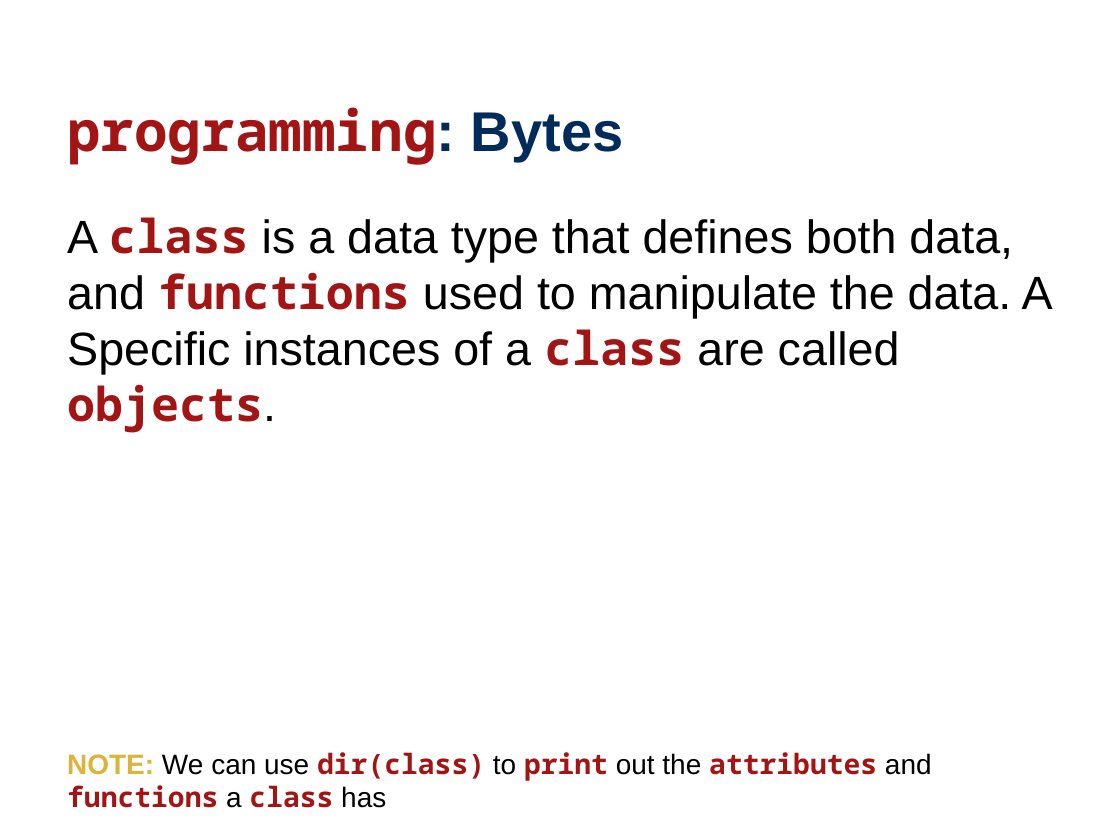
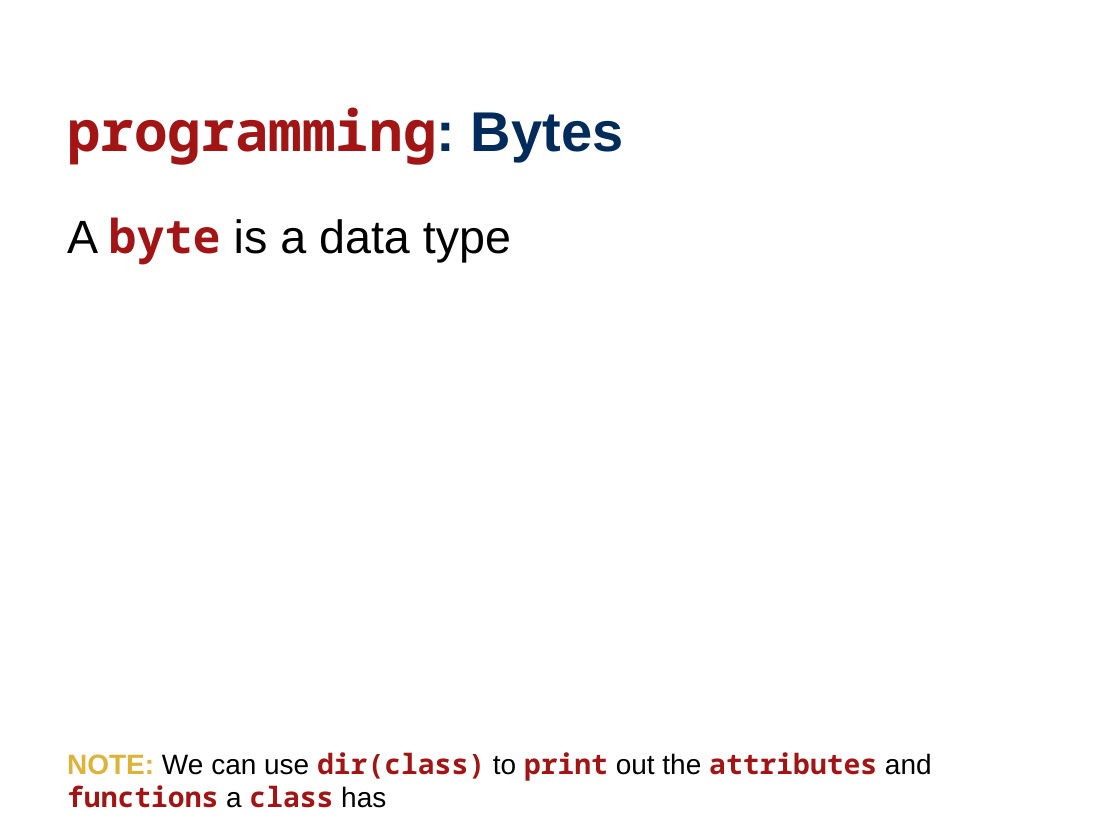
Before and after one commit to wtheisen/nd-cse-10124-lectures, a slide deck: slide 13 of Blank/Lecture_04_ Tokenization.pptx (slide 12 before the commit). Drawn at 1120x840 pixels with LibreOffice and Linux fonts; fonts in the diff are those of the drawing. Boxes give left, top, right and bottom in pixels: in the first picture for what was removed or moved away, otherwise in the second. Text is boxed around its words. In the diff, an @@ line names an element or a change of style, - is before the commit and + after.

```diff
--- a/Blank/Lecture_04_ Tokenization.pptx
+++ b/Blank/Lecture_04_ Tokenization.pptx
@@ text at (67,217,511,265): text changed @@
-A class is a data type that defines both data, and functions used to manipulate the data. A Specific instances of a class are called objects.
+A byte is a data type
```
Also in this commit, not shown: 7 other slides changed, 7 slides added, 1 slide removed, 2 other files.
